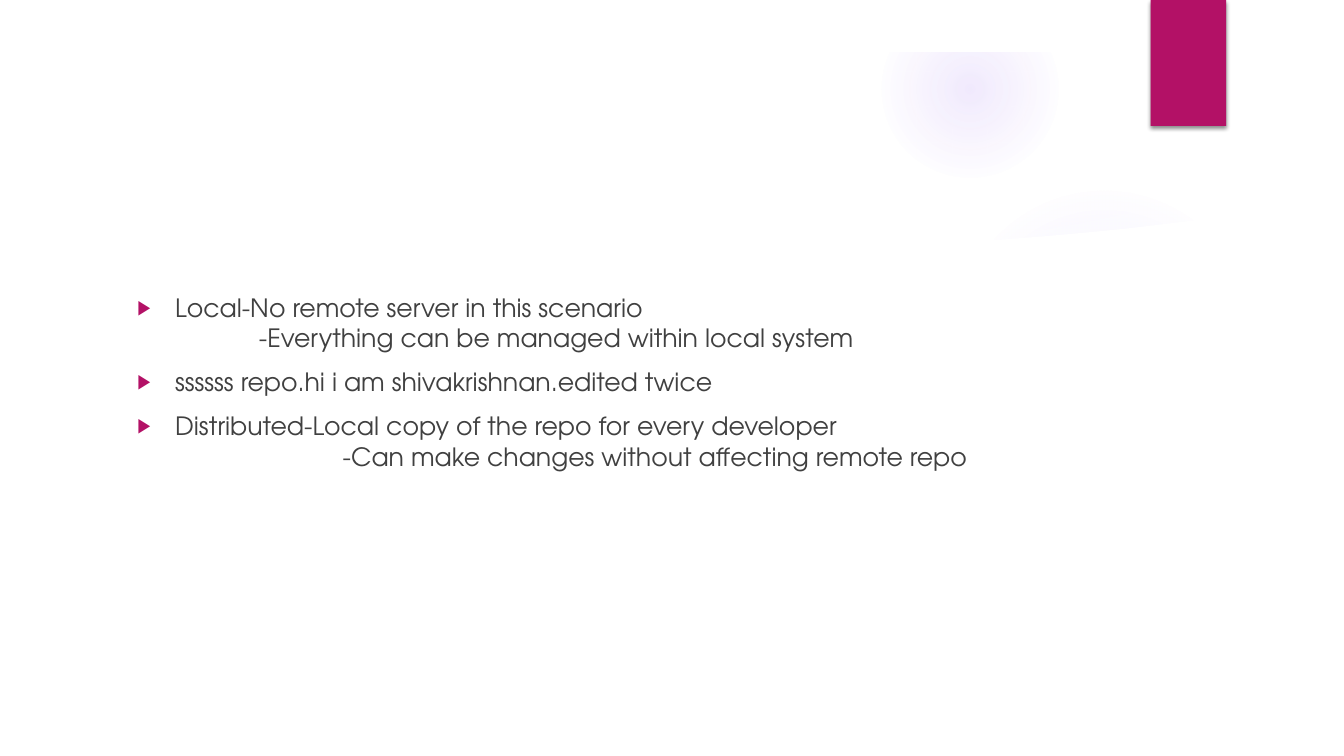
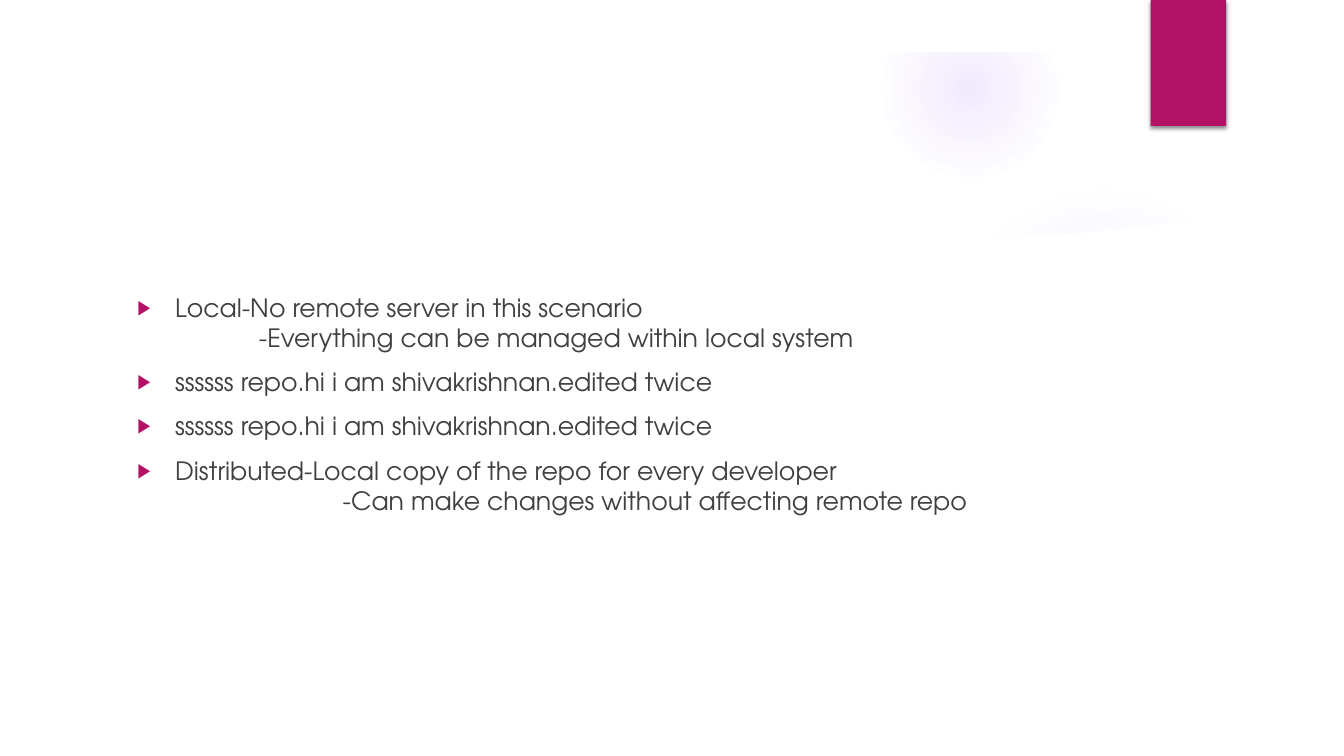
Before and after one commit to ShivakrishnanR/boys_repo, a slide deck: slide 3 of my_folder/Presentation (1).pptx. Drawn at 1344x756 pixels with LibreOffice and Linux fonts; fonts in the diff are those of the drawing; background and template pictures are left out. Boxes give left, top, right and bottom in pixels: in the first picture for what was removed or moved away, otherwise in the second. Text is boxed around its words. In the diff, an @@ line names an element or a change of style, - is before the commit and + after.

Commit message:
pptx modified

```diff
--- a/my_folder/Presentation (1).pptx
+++ b/my_folder/Presentation (1).pptx
@@ text at [175,416,712,440]: paragraph added @@
+▶ ssssss repo.hi i am shivakrishnan.edited twice
```
